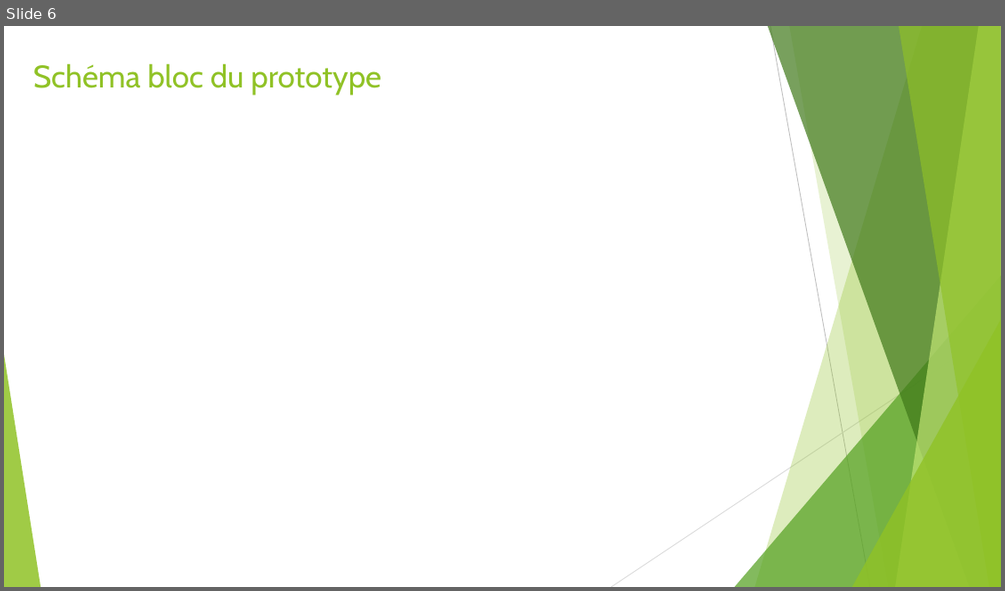
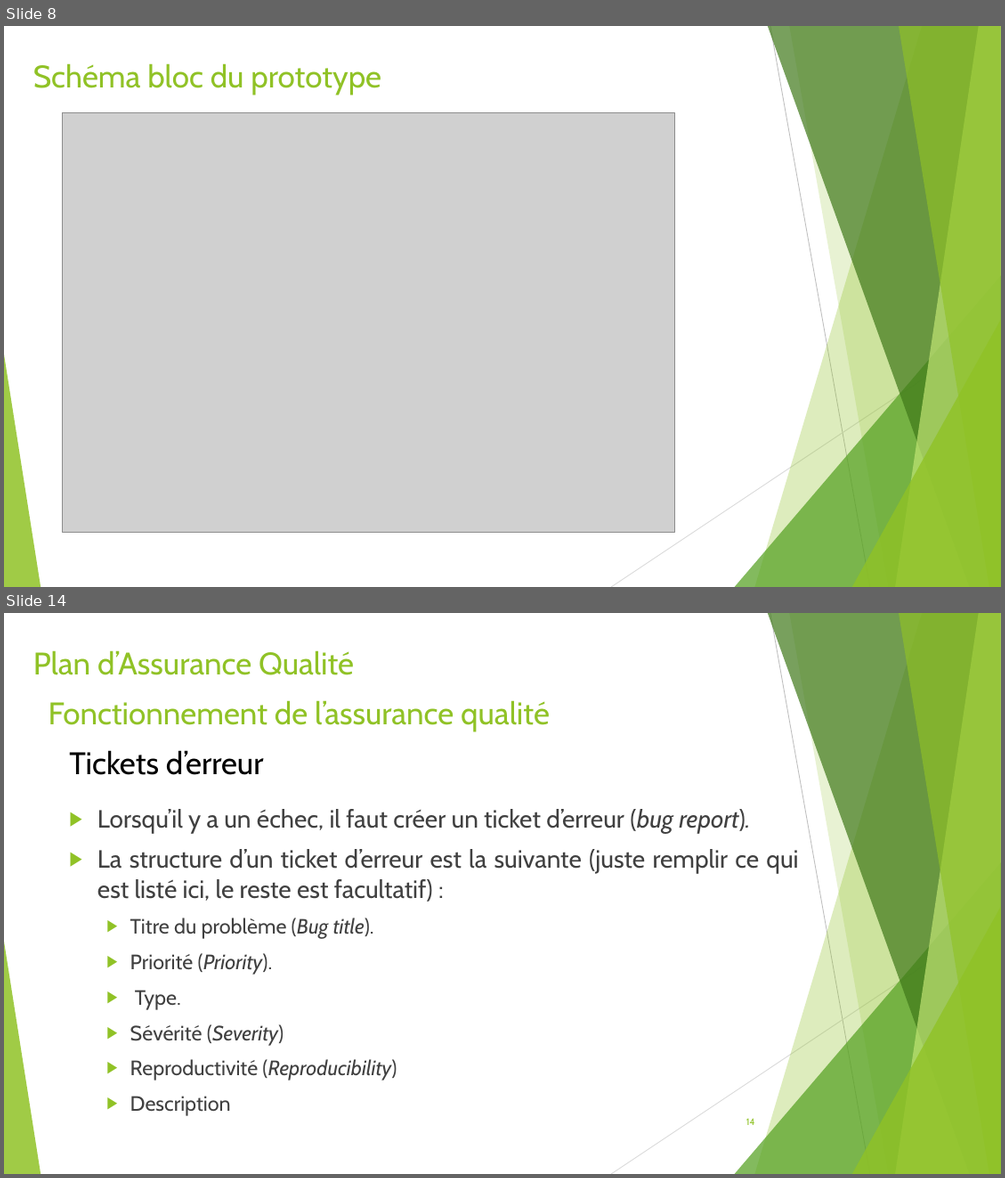
Before and after one commit to gab4321/ProjetS5, a slide deck: Gestion/L1 Présentation.pptx. Shown one above the other, each under a label of ours: slide 6 before the commit, slides 8 and 14 after it; the slides between them are not shown. The pictures are 1005x591 and 1005x1178 pixels, drawn with LibreOffice and Linux fonts; fonts in the diff are those of the drawing; grey boxes stand for pictures. Boxes give left, top, right and bottom in pixels: in the first picture for what was removed or moved away, otherwise in the second. Text is boxed around its words. In the diff, an @@ line names an element or a change of style, - is before the commit and + after.

```diff
--- a/Gestion/L1 Présentation.pptx
+++ b/Gestion/L1 Présentation.pptx
@@ slide 14 added at (x1=4, y1=613, x2=1001, y2=1174), background #FFFFFF; not listed: 10 template elements that a slide beside it also shows @@
@@ title added at (x1=33, y1=650, x2=354, y2=675), 30 pt, text #90C226 @@
+Plan d’Assurance Qualité
@@ text added at (x1=48, y1=700, x2=550, y2=732), 30 pt, text #90C226 @@
+Fonctionnement de l’assurance qualité
@@ text added at (x1=69, y1=750, x2=264, y2=775), 30 pt, text #000000 @@
+Tickets d’erreur
@@ text added at (x1=97, y1=809, x2=798, y2=1080), 24 pt, text #404040 @@
+▶ Lorsqu’il y a un échec, il faut créer un ticket d’erreur (bug report).
+▶ La structure d’un ticket d’erreur est la suivante (juste remplir ce qui est listé ici, le reste est facultatif) :
+  ▶ Titre du problème (Bug title).
+  ▶ Priorité (Priority).
+  ▶ Type.
+  ▶ Sévérité (Severity)
+  ▶ Reproductivité (Reproducibility)
+  ▶ Description
@@ page number added at (x1=746, y1=1118, x2=755, y2=1125), 9 pt, text #90C226 @@
+14
@@ what was slide 6 is now slide 8 @@
@@ slide 8 changed as well @@
@@ picture added at (x1=63, y1=112, x2=675, y2=532) @@
```
Also in this commit, not shown: 9 other slides changed, 13 other slides added, 1 slide removed, 1 other file.
